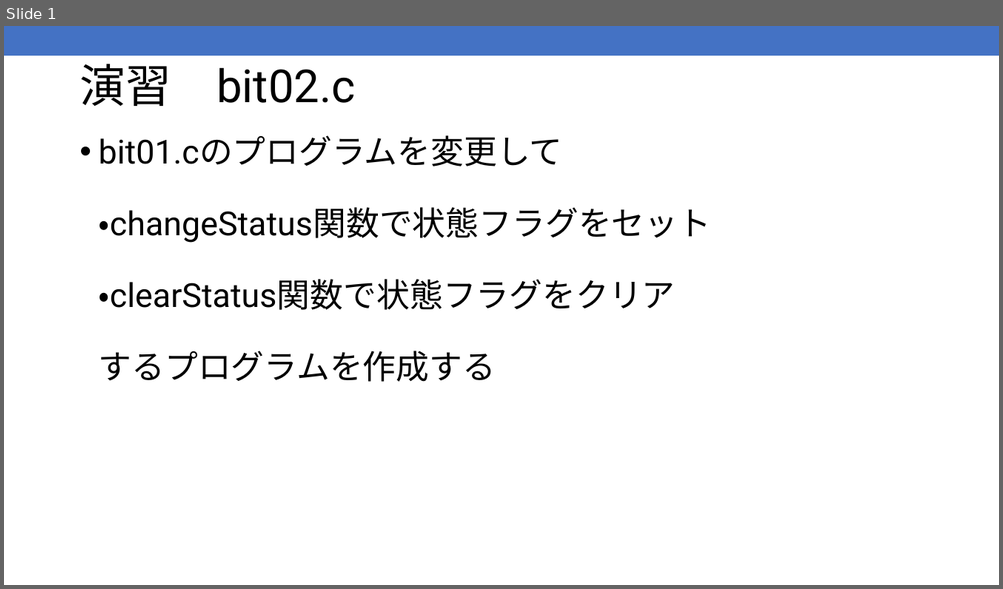
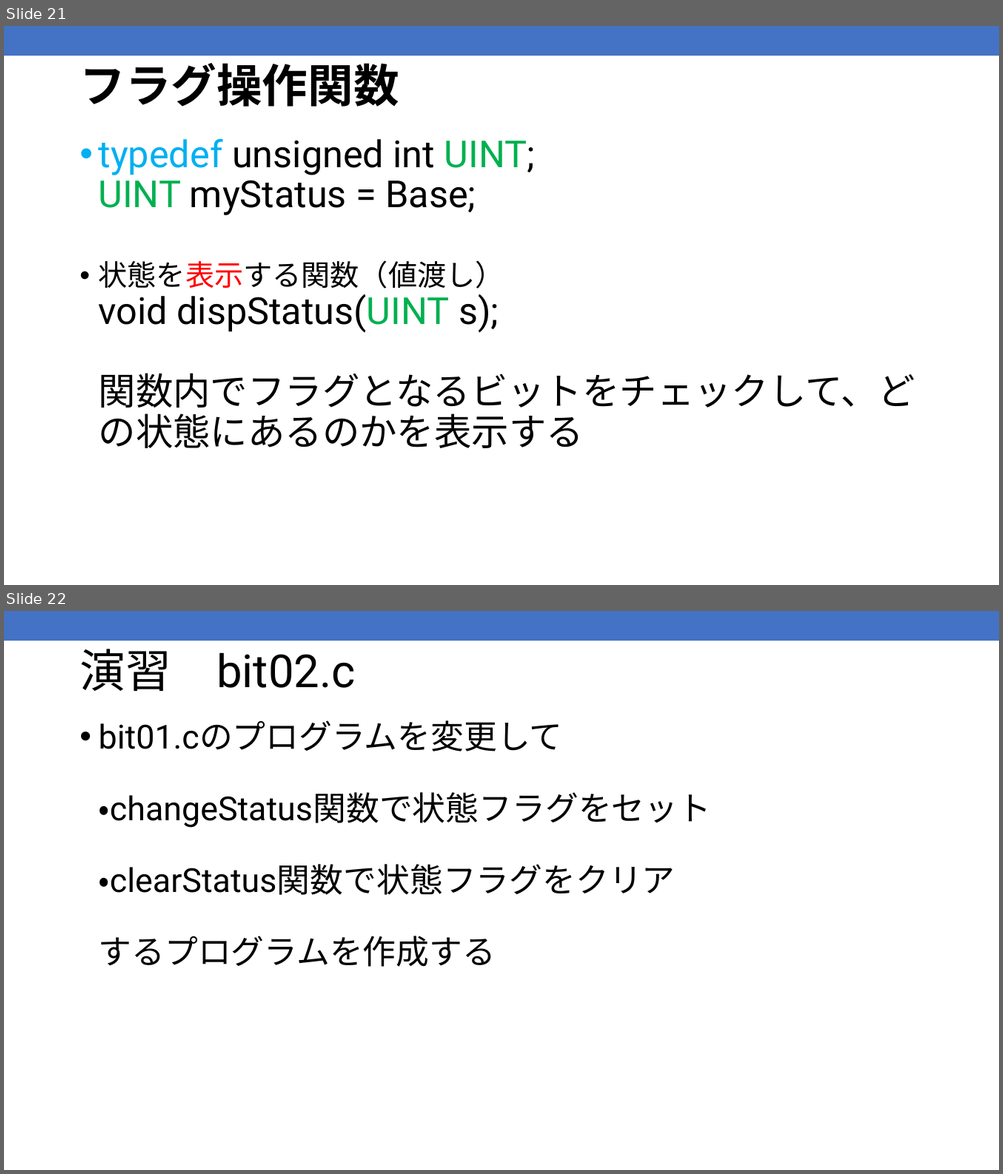
Before and after one commit to kic-murata/cpp2025, a slide deck: 授業資料/演習問題：ビット処理2025案.pptx. Shown one above the other, each under a label of ours: slide 1 before the commit, slides 21 and 22 after it. The pictures are 1003x589 and 1003x1174 pixels, drawn with LibreOffice and Linux fonts; fonts in the diff are those of the drawing. Boxes give left, top, right and bottom in pixels: in the first picture for what was removed or moved away, otherwise in the second. Text is boxed around its words. In the diff, an @@ line names an element or a change of style, - is before the commit and + after.

```diff
--- a/授業資料/演習問題：ビット処理2025案.pptx
+++ b/授業資料/演習問題：ビット処理2025案.pptx
@@ slide 21 added at box(4, 26, 999, 585), background #FFFFFF; not listed: 1 template element that a slide beside it also shows @@
@@ title added at box(79, 63, 398, 107), 44 pt, text #000000, bold @@
+フラグ操作関数
@@ text added at box(99, 138, 915, 449), 36 pt, text #000000 @@
+• typedef unsigned int UINT;
+  UINT myStatus = Base;
+• 状態を表示する関数（値渡し）
+  void dispStatus(UINT s);
+  関数内でフラグとなるビットをチェックして、どの状態にあるのかを表示する
@@ what was slide 1 is now slide 22 @@
```
Also in this commit, not shown: 1 slide changed, 20 other slides added, 2 other files.
